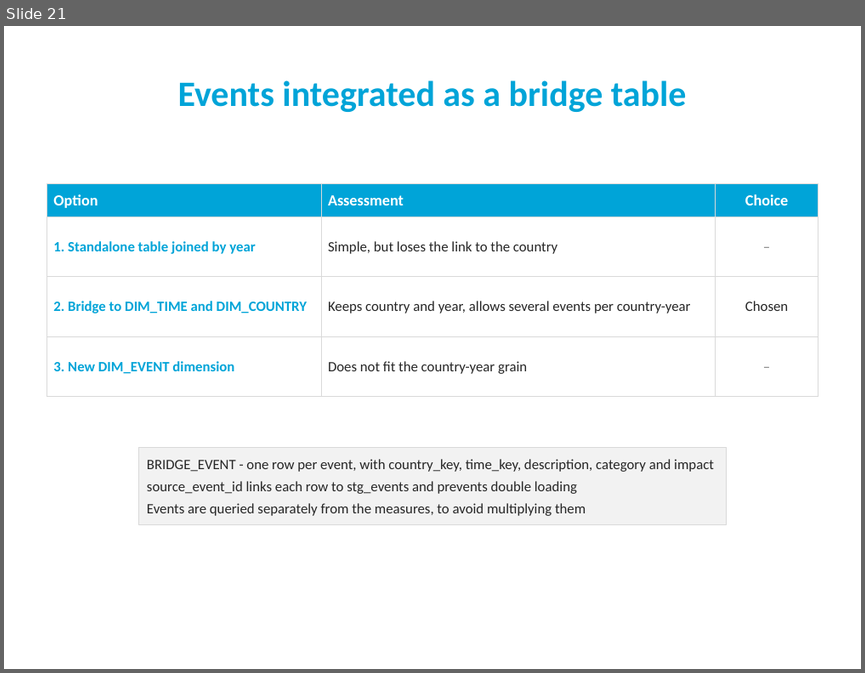
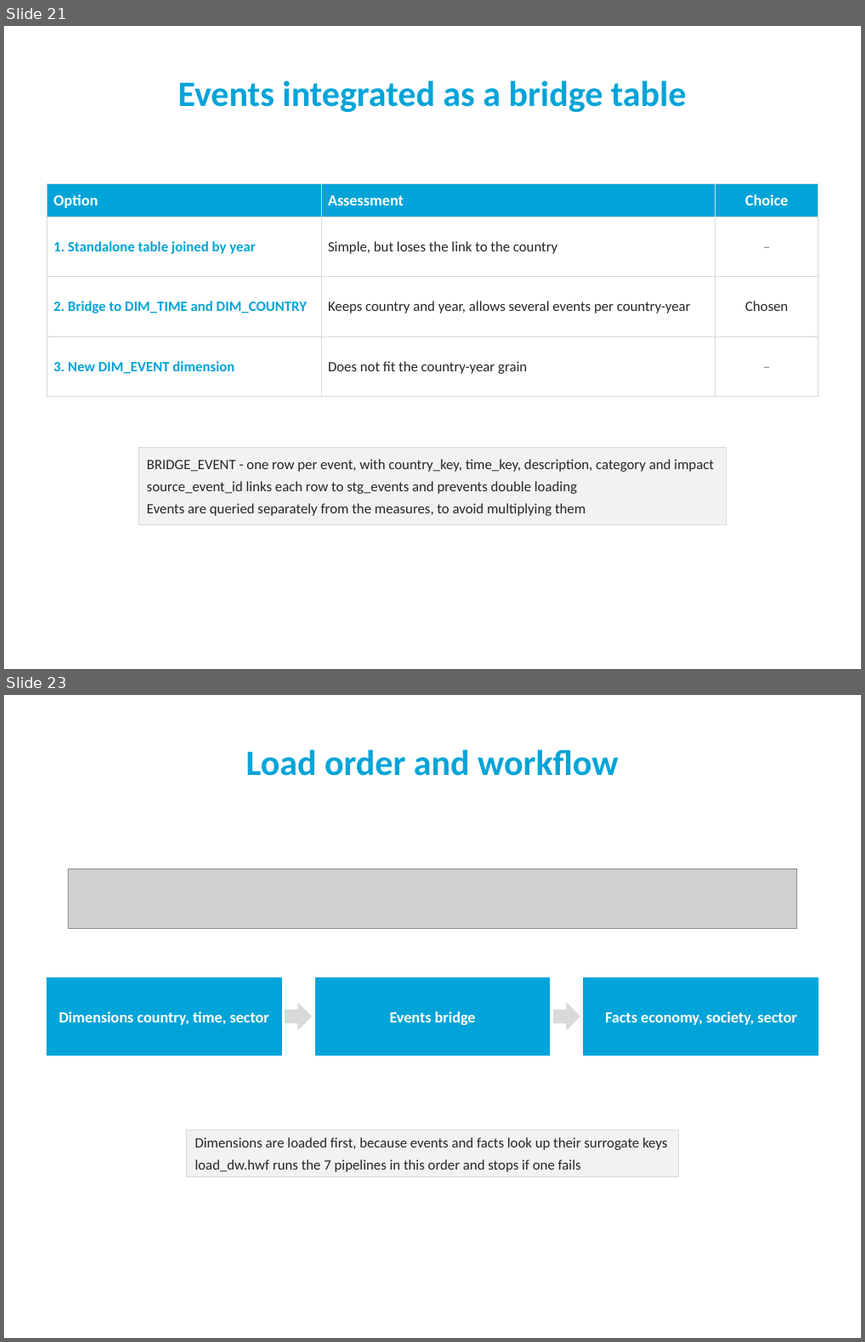
Before and after one commit to goncalo151515/AID, a slide deck: slides_20.pptx. Shown one above the other, each under a label of ours: slide 21 before the commit, slides 21 and 23 after it; the slides between them are not shown. The pictures are 865x673 and 865x1342 pixels, drawn with LibreOffice and Linux fonts; fonts in the diff are those of the drawing; grey boxes stand for pictures; background and template pictures are left out. Boxes give left, top, right and bottom in pixels: in the first picture for what was removed or moved away, otherwise in the second. Text is boxed around its words. In the diff, an @@ line names an element or a change of style, - is before the commit and + after.

```diff
--- a/slides_20.pptx
+++ b/slides_20.pptx
@@ slide 23 added at [4, 695, 861, 1338], background #FFFFFF @@
@@ title added at [246, 749, 619, 776], 30 pt, text #00A4D8, bold @@
+Load order and workflow
@@ picture added at [69, 869, 796, 928] @@
@@ rectangle added at [46, 978, 281, 1055], fill #00A4D8, outline #00A4D8 1 pt @@
@@ rectangle added at [315, 978, 549, 1055], fill #00A4D8, outline #00A4D8 1 pt @@
@@ rectangle added at [584, 978, 818, 1055], fill #00A4D8, outline #00A4D8 1 pt @@
@@ text added at [59, 1011, 269, 1025], 13 pt, text #FFFFFF, bold @@
+Dimensions country, time, sector
@@ right arrow added at [285, 1004, 311, 1029], fill #D9D9D9, outline #D9D9D9 1 pt @@
@@ text added at [390, 1011, 476, 1025], 13 pt, text #FFFFFF, bold @@
+Events bridge
@@ right arrow added at [554, 1004, 579, 1029], fill #D9D9D9, outline #D9D9D9 1 pt @@
@@ text added at [605, 1011, 796, 1025], 13 pt, text #FFFFFF, bold @@
+Facts economy, society, sector
@@ rectangle added at [187, 1130, 678, 1178], fill #F2F2F2, outline #D9D9D9 0.75 pt @@
@@ text added at [195, 1137, 667, 1172], 12 pt, text #262626 @@
+Dimensions are loaded first, because events and facts look up their surrogate keys
+load_dw.hwf runs the 7 pipelines in this order and stops if one fails
```
Also in this commit, not shown: 4 slides changed, 23 other slides added, 1 slide removed, 9 other files.
